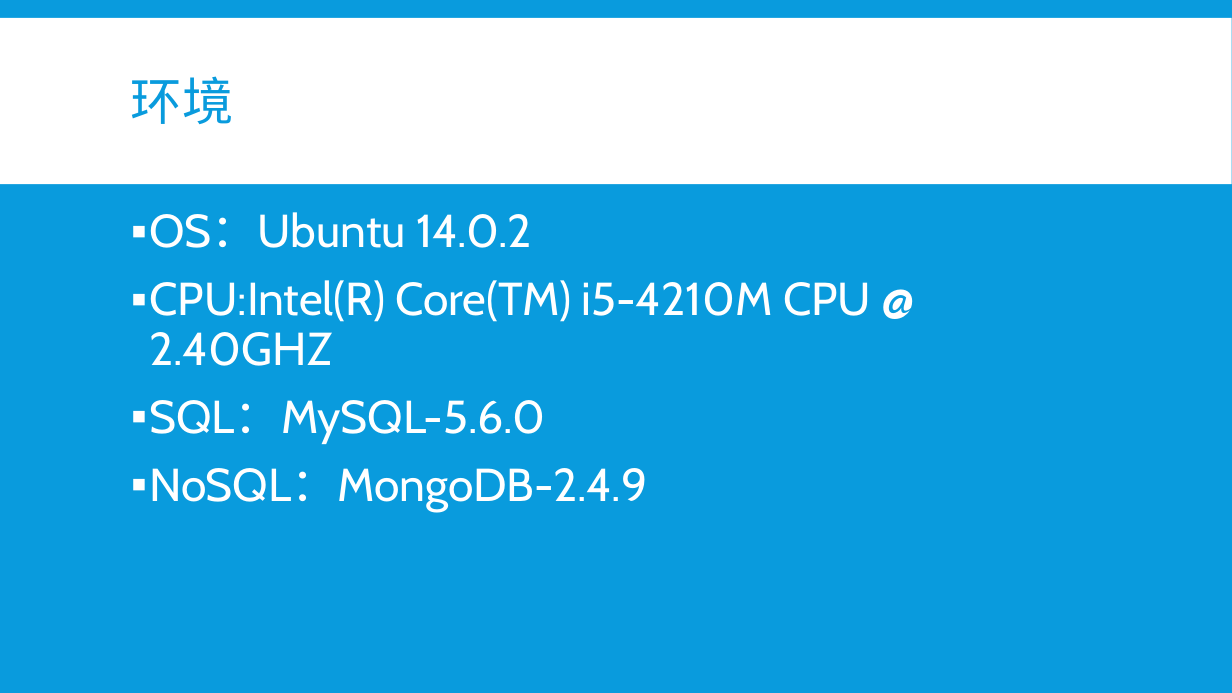
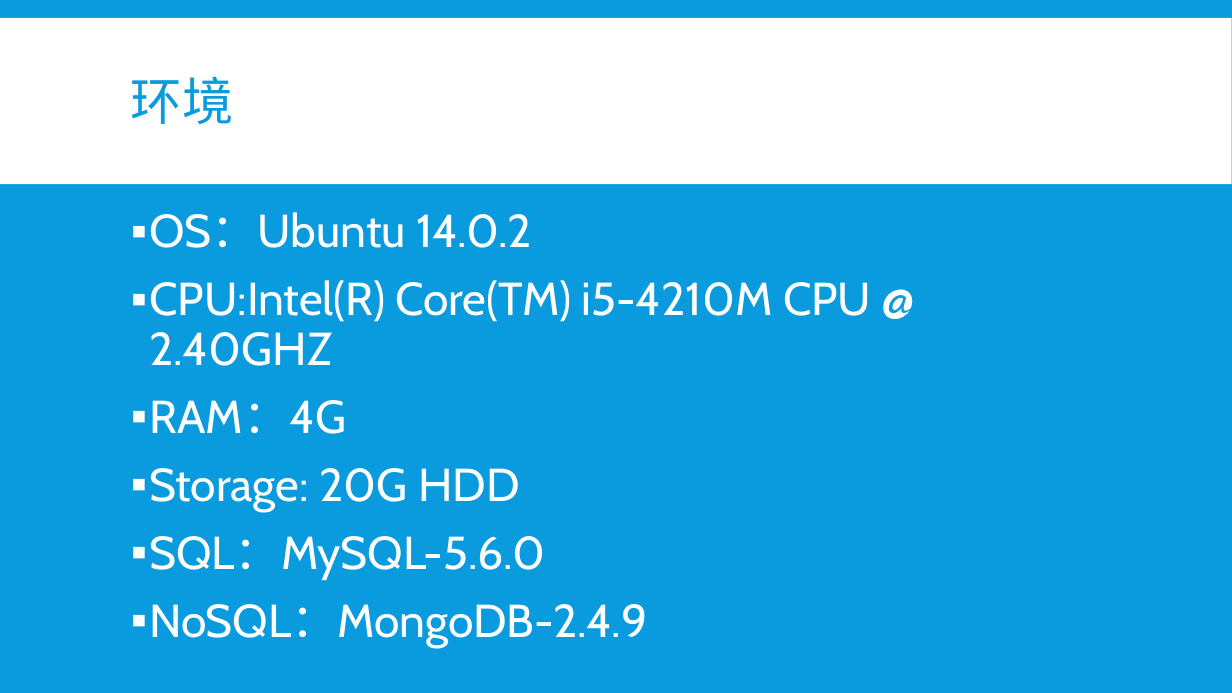
Before and after one commit to b4ubles/PCBNS, a slide deck: slide 7 of doc/NoSQL vs SQL.pptx. Drawn at 1232x693 pixels with LibreOffice and Linux fonts; fonts in the diff are those of the drawing. Boxes give left, top, right and bottom in pixels: in the first picture for what was removed or moved away, otherwise in the second. Text is boxed around its words. In the diff, an @@ line names an element or a change of style, - is before the commit and + after.

```diff
--- a/doc/NoSQL vs SQL.pptx
+++ b/doc/NoSQL vs SQL.pptx
@@ text at [149,400,520,512]: paragraphs added @@
+▪ RAM：4G
+▪ Storage: 20G HDD
```
Also in this commit, not shown: 6 other slides changed, 3 slides added, 1 slide removed, 2 other files.
